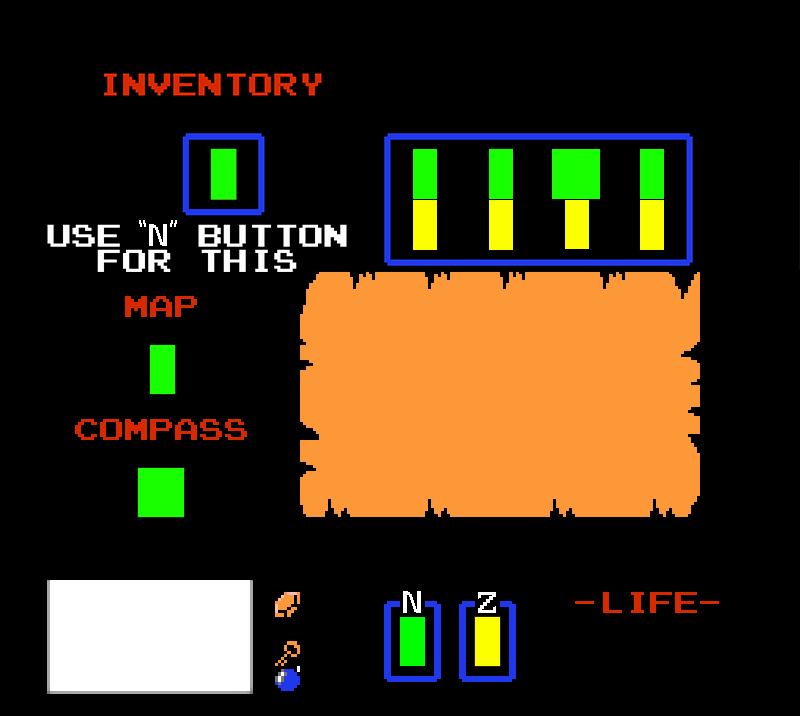
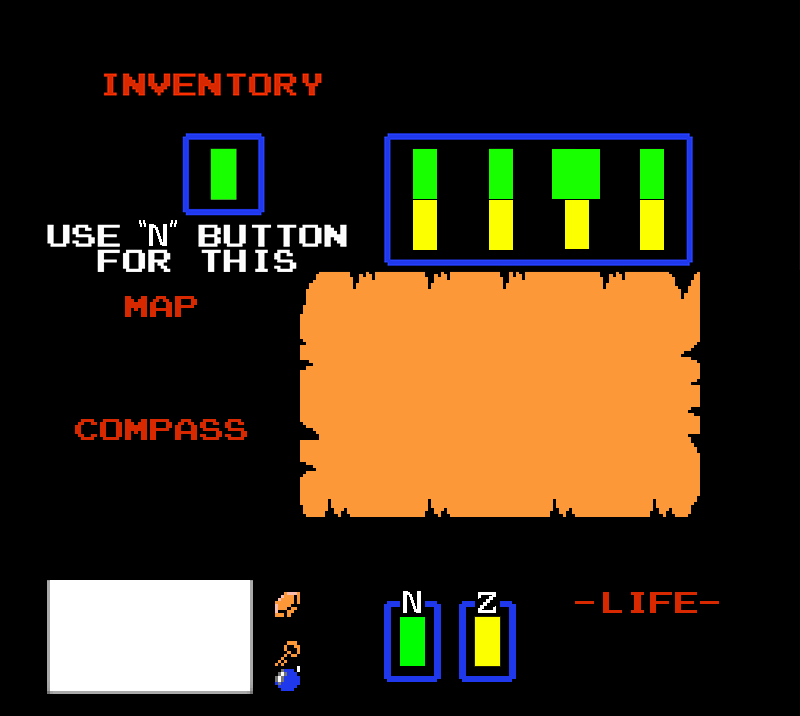
Layer changes from the first (800, 716) image to the second:
painted on "Letters" over [137, 344, 185, 518]
